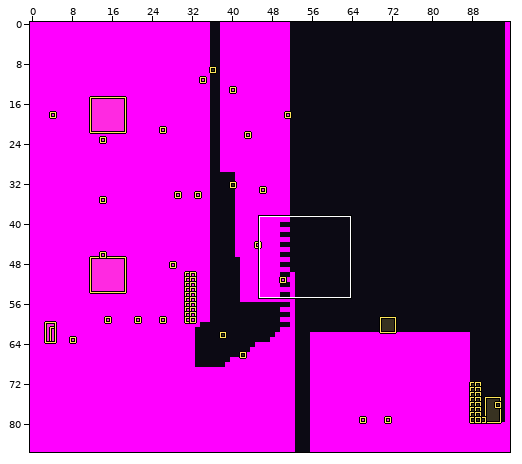
LDtk project -- claude/assets/levels/awdjoo-1-3.ldtk. The picture above shows the old version from afar; the outline marks the close-up.
Close-up. First the earlier version:
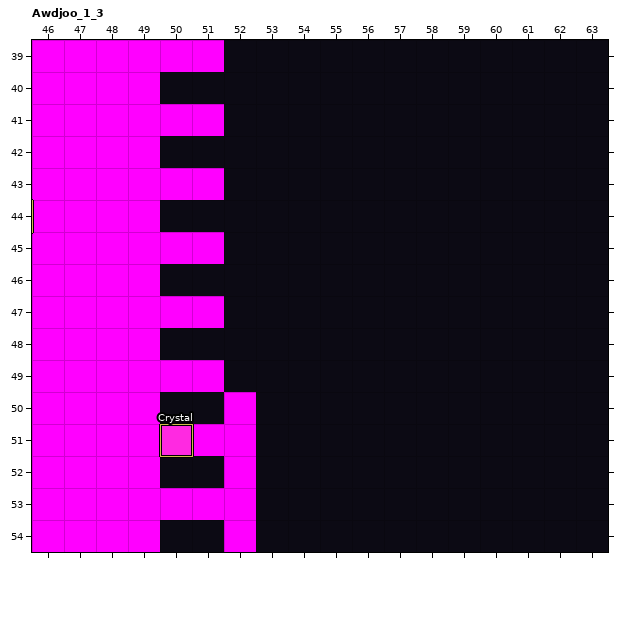
Cells are 16x16 px. Shown: Awdjoo_1_3 x 46..63, y 39..54. The commit also changed other parts of the map, which this record leaves out.
And afterwards:
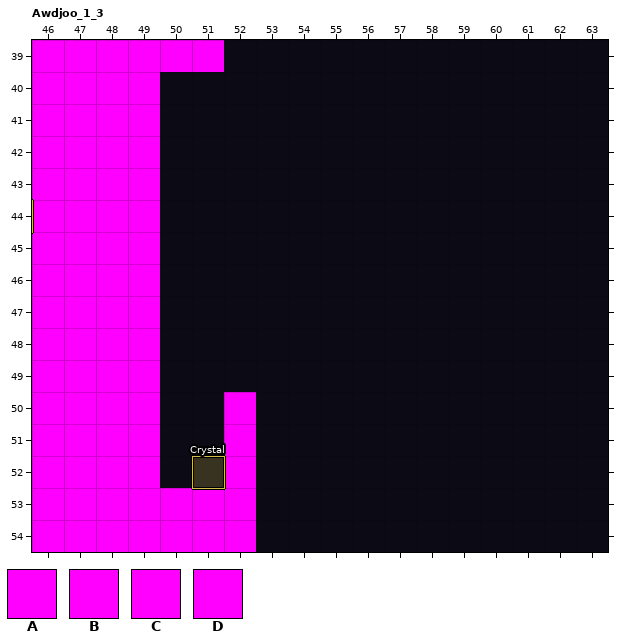
Key: from "Collision": A 1; from "Skin": B 2, C 3, D 9.
_ is an empty cell.
Objects are placed by their top-left corner, in cells (3,4 is the top-left corner of cell 3,4); size is 1x1 cell unless given.
Difference:
{"where": "layer \"Entities\""}
{"was": "\"Crystal\" rectangle at 50,51", "now": "\"Crystal\" rectangle at 51,52"}
{"where": "layer \"Skin\""}
{"y":41,"x":50,"old":"CC","new":"__"}
{"y":43,"x":50,"old":"CC","new":"__"}
{"y":45,"x":50,"old":"CC","new":"__"}
{"y":47,"x":50,"old":"CC","new":"__"}
{"y":49,"x":50,"old":"CC","new":"__"}
{"y":51,"x":50,"old":"CC","new":"__"}
{"y":53,"x":51,"old":"C","new":"D"}
{"y":54,"x":50,"old":"__","new":"DD"}
{"where": "layer \"Collision\""}
{"y":41,"x":50,"old":"BB","new":"__"}
{"y":43,"x":50,"old":"BB","new":"__"}
{"y":45,"x":50,"old":"BB","new":"__"}
{"y":47,"x":50,"old":"BB","new":"__"}
{"y":49,"x":50,"old":"BB","new":"__"}
{"y":51,"x":50,"old":"BB","new":"__"}
{"y":53,"x":51,"old":"B","new":"A"}
{"y":54,"x":50,"old":"__","new":"AA"}
